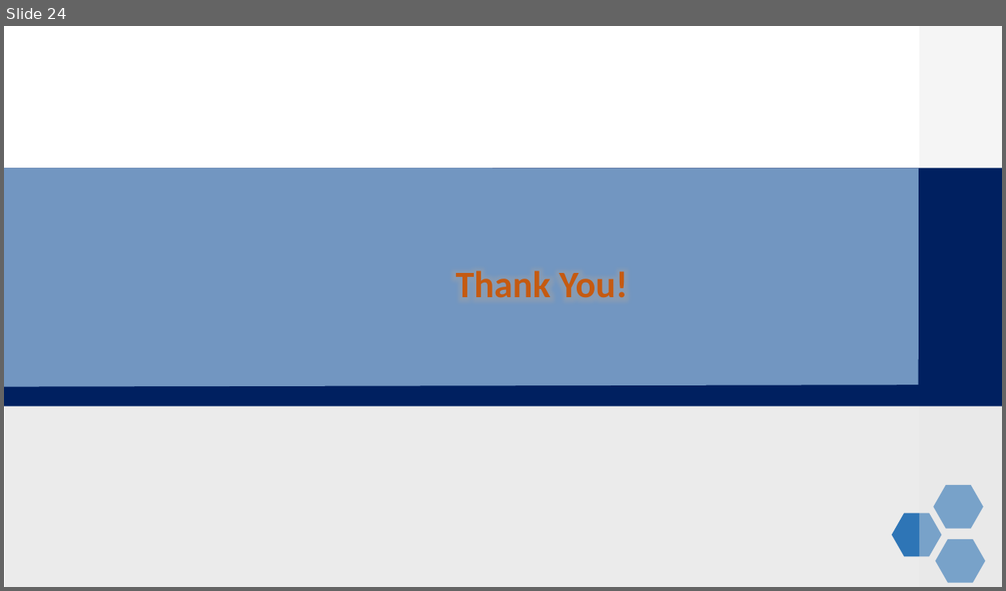
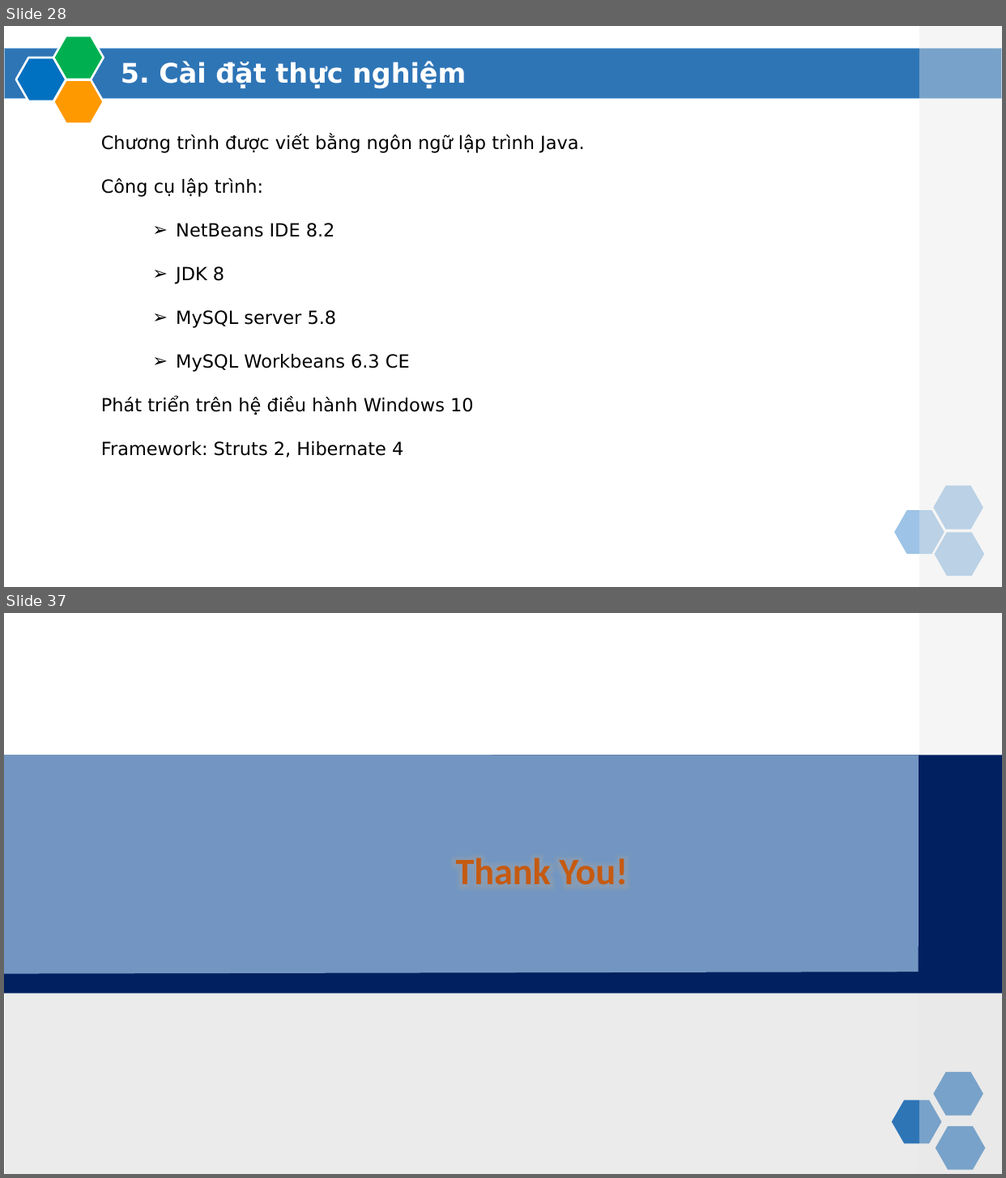
Before and after one commit to sonnc/LuanVan_SonNC_CA190141, a slide deck: LvThs.PPTX. Shown one above the other, each under a label of ours: slide 24 before the commit, slides 28 and 37 after it; the slides between them are not shown. The pictures are 1006x591 and 1006x1178 pixels, drawn with LibreOffice and Linux fonts; fonts in the diff are those of the drawing; background and template pictures are left out. Boxes give left, top, right and bottom in pixels: in the first picture for what was removed or moved away, otherwise in the second. Text is boxed around its words. In the diff, an @@ line names an element or a change of style, - is before the commit and + after.

```diff
--- a/LvThs.PPTX
+++ b/LvThs.PPTX
@@ slide 28 added at [4,26,1002,587], background #FFFFFF @@
@@ rectangle added at [4,49,1002,100], fill #2E75B6, outline #9DC3E6 1 pt @@
@@ hexagon added at [53,36,104,79], fill #00B050, outline #FFFFFF 2 pt @@
@@ rectangle added at [919,26,1002,587], fill #E7E6E6 at 40% opacity @@
@@ hexagon added at [16,58,66,101], fill #0070C0, outline #FFFFFF 2 pt @@
@@ text added at [121,61,466,88], 26 pt, text #FFFFFF, bold @@
+5. Cài đặt thực nghiệm
@@ hexagon added at [53,80,104,123], fill #FF9900, outline #FFFFFF 2 pt @@
@@ text added at [101,134,584,458], 17.6 pt, text #000000 @@
+Chương trình được viết bằng ngôn ngữ lập trình Java.
+Công cụ lập trình:
+➢ NetBeans IDE 8.2
+➢ JDK 8
+➢ MySQL server 5.8
+➢ MySQL Workbeans 6.3 CE
+Phát triển trên hệ điều hành Windows 10
+Framework: Struts 2, Hibernate 4
@@ hexagon added at [934,485,984,529], fill #9DC3E6 @@
@@ hexagon added at [895,510,945,554], fill #9DC3E6 @@
@@ hexagon added at [935,533,985,576], fill #9DC3E6 @@
@@ what was slide 24 is now slide 37 @@
```
Also in this commit, not shown: 13 slides changed, 16 other slides added, 4 slides removed, 47 other files.
